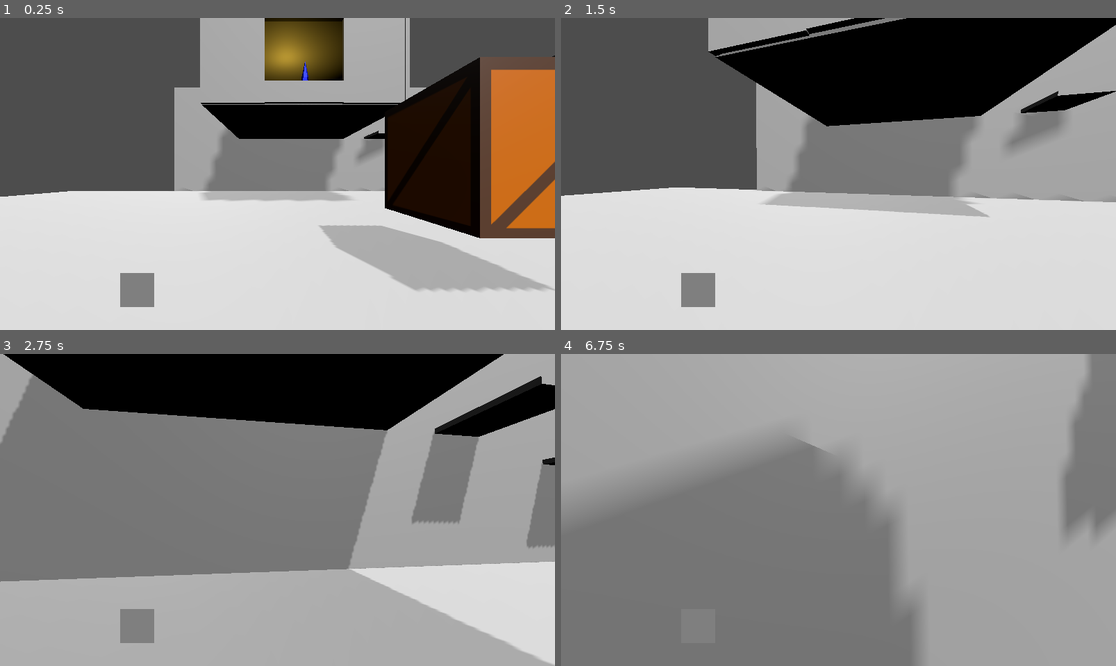
Above: before the commit, frames 1-4 (two rows, left to right).
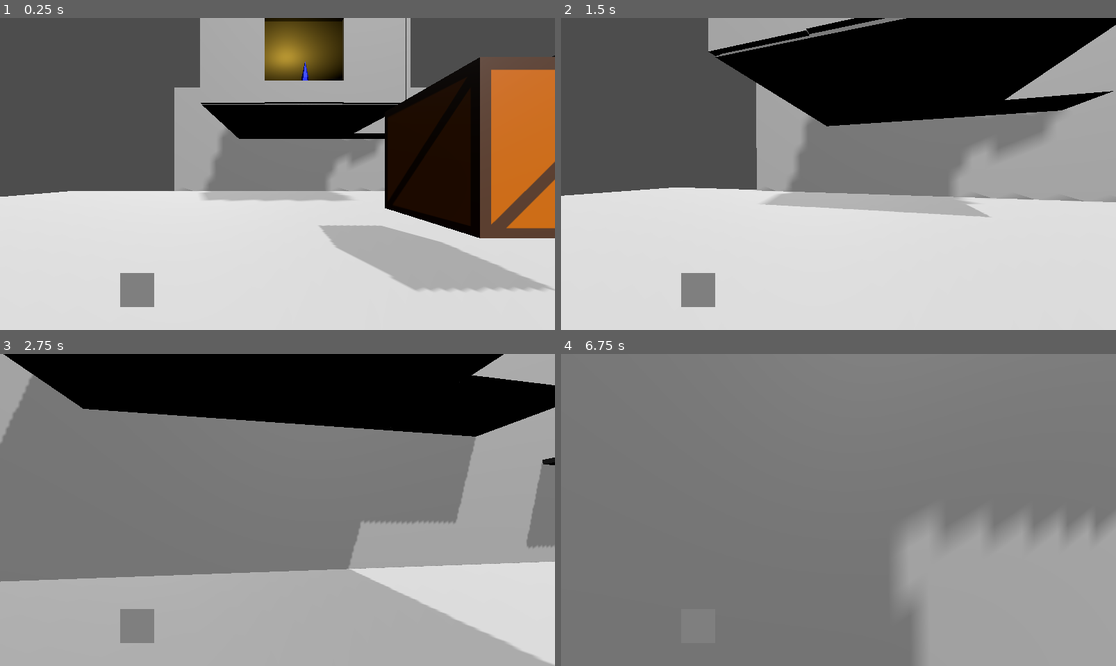
Above: after the commit, the same moments.

Repository: jneisen/immersivesim
Game: Godot game, scene res://Scenes/test.tscn
Same seed, same stepped clock (60 frames per second), same inputs: the game is played once before the commit and once after it.
Inputs (mouse positions are in pixels of both pictures, inside the frame that each line leads up to):
- Up to frame 1 (0.25 s): no input
- Up to frame 2 (1.5 s): move the mouse to (866, 174) at 0.52 s; hold Right mouse button (interact) 0.53-1.28 s; hold W (forward) from 0.53 s (still down); tap Space (jump) at 0.77 s; move the mouse to (810, 174) at 1.27 s; click (810, 174) at 1.35 s
- Up to frame 3 (2.75 s): keep holding W (forward); tap Space (jump) at 1.52 s; right-click (249, 510) at 1.55 s; move the mouse to (288, 503) at 2.02 s; hold Right mouse button (interact) from 2.03 s (still down); tap 1 (hotbar_slot_1) at 2.1 s
- Up to frame 4 (6.75 s): move the mouse to (832, 516) at 2.77 s; release Right mouse button (interact) at 2.78 s; right-click (832, 516) at 2.85 s; tap Space (jump) at 3.02, 3.77, 4.52, 5, 6.02, 6.5 s; move the mouse to (877, 513) at 3.52 s; hold Right mouse button (interact) 3.53-4.28 s; tap Enter at 4.25, 5.75 s; move the mouse to (794, 506) at 4.27 s; click (794, 506) at 4.35 s; right-click (794, 506) at 4.55 s; move the mouse to (844, 510) at 5.02 s; hold Right mouse button (interact) 5.03-5.78 s; tap 1 (hotbar_slot_1) at 5.1 s; move the mouse to (816, 503) at 5.77 s; release W (forward) at 5.78 s; hold D (right) 5.78-6.53 s; right-click (816, 503) at 5.85 s; move the mouse to (866, 510) at 6.52 s; hold W (forward) from 6.53 s (still down); hold Right mouse button (interact) from 6.53 s (still down)

The runs differ from the first frame. In frame 1, 0.4% of the frame differs, in the area x 60-74%, y 0-47%; in frame 2, 1.2%; in frame 3, 4.5%; in frame 4, 40%, in the area x 0-95%, y 0-60%.

Commit message:
added doors and buttons, next is figuring out the theming of the game

Diff:
--- /dev/null
+++ b/Prefabs/button.tscn
@@ -0,0 +1,19 @@
+[gd_scene load_steps=4 format=3 uid="uid://ckbefmsddghpg"]
+
+[ext_resource type="Script" uid="uid://whkmrct5r6uy" path="res://Scenes/button.gd" id="1_tgrxw"]
+
+[sub_resource type="BoxMesh" id="BoxMesh_tgrxw"]
+size = Vector3(0.5, 0.25, 0.5)
+
+[sub_resource type="BoxShape3D" id="BoxShape3D_gsfaq"]
+size = Vector3(0.5, 0.25, 0.5)
+
+[node name="Button" type="StaticBody3D"]
+collision_layer = 3
+script = ExtResource("1_tgrxw")
+
+[node name="MeshInstance3D" type="MeshInstance3D" parent="."]
+mesh = SubResource("BoxMesh_tgrxw")
+
+[node name="CollisionShape3D" type="CollisionShape3D" parent="."]
+shape = SubResource("BoxShape3D_gsfaq")
--- /dev/null
+++ b/Prefabs/door.tscn
@@ -0,0 +1,24 @@
+[gd_scene load_steps=4 format=3 uid="uid://5klua6lb6kkp"]
+
+[ext_resource type="Script" uid="uid://cjo1k3t10xpag" path="res://Scripts/Dynamic Objects/door.gd" id="1_bp8im"]
+[ext_resource type="PackedScene" uid="uid://cm15wfkvi2ntx" path="res://Models/door.glb" id="1_uqoeb"]
+
+[sub_resource type="BoxShape3D" id="BoxShape3D_uqoeb"]
+size = Vector3(1.39, 2.413, 0.096)
+
+[node name="Door" type="StaticBody3D"]
+collision_layer = 11
+axis_lock_linear_x = true
+axis_lock_linear_y = true
+axis_lock_linear_z = true
+script = ExtResource("1_bp8im")
+
+[node name="Center" type="Node3D" parent="."]
+transform = Transform3D(1, 0, 0, 0, 1, 0, 0, 0, 1, 0.641362, 1.25656, -0.0486175)
+
+[node name="CollisionShape3D" type="CollisionShape3D" parent="."]
+transform = Transform3D(1, 0, 0, 0, 1, 0, 0, 0, 1, 0.649112, 1.2229, -0.0215528)
+shape = SubResource("BoxShape3D_uqoeb")
+
+[node name="door" parent="." instance=ExtResource("1_uqoeb")]
+transform = Transform3D(0.5, 0, 0, 0, 0.5, 0, 0, 0, 0.5, 1.01379, 0, 0)
--- /dev/null
+++ b/Scenes/button.gd
@@ -0,0 +1,13 @@
+extends StaticBody3D
+
+@export var linkedObject : Node3D
+var objectType = "Interact"
+
+func interact():
+	if(linkedObject.has_method("buttonInteract")):
+		linkedObject.buttonInteract()
+	else:
+		linkedObject.interact()
+
+func getObjectType():
+	return objectType
--- a/Scenes/test.tscn
+++ b/Scenes/test.tscn
@@ -1,8 +1,10 @@
-[gd_scene load_steps=20 format=3 uid="uid://cjm2s50wuk2mt"]
+[gd_scene load_steps=24 format=3 uid="uid://cjm2s50wuk2mt"]
 
 [ext_resource type="PackedScene" uid="uid://bmtin1einpkqv" path="res://Scenes/player.tscn" id="1_lc1oi"]
 [ext_resource type="PackedScene" uid="uid://ba1mnt4l1neuu" path="res://Prefabs/sword.tscn" id="2_8od7v"]
 [ext_resource type="PackedScene" uid="uid://bjhroqng3y8ud" path="res://Prefabs/box.tscn" id="3_qc4db"]
+[ext_resource type="PackedScene" uid="uid://5klua6lb6kkp" path="res://Prefabs/door.tscn" id="4_ys1qc"]
+[ext_resource type="PackedScene" uid="uid://ckbefmsddghpg" path="res://Prefabs/button.tscn" id="5_35xla"]
 
 [sub_resource type="BoxShape3D" id="BoxShape3D_o3qbn"]
 size = Vector3(40, 0.25, 40)
@@ -23,10 +25,16 @@
 size = Vector3(0.2, 5, 10)
 
 [sub_resource type="BoxMesh" id="BoxMesh_i3aeo"]
-size = Vector3(0.2, 5, 7)
+size = Vector3(0.2, 5, 8.5)
 
 [sub_resource type="BoxShape3D" id="BoxShape3D_5wyu1"]
-size = Vector3(0.2, 5, 7)
+size = Vector3(0.2, 5, 8.5)
+
+[sub_resource type="BoxMesh" id="BoxMesh_5wyu1"]
+size = Vector3(0.2, 2.3, 1.5)
+
+[sub_resource type="BoxShape3D" id="BoxShape3D_0c07c"]
+size = Vector3(0.2, 2.3, 1.5)
 
 [sub_resource type="BoxMesh" id="BoxMesh_qc4db"]
 size = Vector3(0.2, 5, 3)
@@ -125,14 +133,24 @@
 shape = SubResource("BoxShape3D_35xla")
 
 [node name="RoomWall2" type="StaticBody3D" parent="Geometry/Room"]
-transform = Transform3D(-4.37113e-08, 0, 0.999998, 0, 1, 0, -0.999998, 0, -4.37113e-08, -3.04283, 2.54996, 13.8568)
+transform = Transform3D(-4.37113e-08, 0, 0.999998, 0, 1, 0, -0.999998, 0, -4.37113e-08, -3.78894, 2.54996, 13.8224)
 
 [node name="MeshInstance3D" type="MeshInstance3D" parent="Geometry/Room/RoomWall2"]
-transform = Transform3D(1, 0, 0, 0, 1, 0, 0, 0, 1, 0.00175381, 0.0079999, -0.0131435)
+transform = Transform3D(1, 0, -2.5411e-21, 0, 1, 0, 2.5411e-21, 0, 1, 0, 0, 0)
 mesh = SubResource("BoxMesh_i3aeo")
 
 [node name="CollisionShape3D" type="CollisionShape3D" parent="Geometry/Room/RoomWall2"]
 shape = SubResource("BoxShape3D_5wyu1")
+
+[node name="RoomWall7" type="StaticBody3D" parent="Geometry/Room"]
+transform = Transform3D(-4.37113e-08, 0, 0.999998, 0, 1, 0, -0.999998, 0, -4.37113e-08, -8.76584, 3.81777, 13.8224)
+
+[node name="MeshInstance3D" type="MeshInstance3D" parent="Geometry/Room/RoomWall7"]
+transform = Transform3D(1, 0, -2.5411e-21, 0, 1, 0, 2.5411e-21, 0, 1, 0, 0, 0)
+mesh = SubResource("BoxMesh_5wyu1")
+
+[node name="CollisionShape3D" type="CollisionShape3D" parent="Geometry/Room/RoomWall7"]
+shape = SubResource("BoxShape3D_0c07c")
 
 [node name="RoomWall3" type="StaticBody3D" parent="Geometry/Room"]
 transform = Transform3D(0.999998, 0, 3.55271e-15, 0, 1, 0, -3.55271e-15, 0, 0.999998, 0.317914, 2.54996, 22.155)
@@ -236,12 +254,21 @@
 shape = SubResource("BoxShape3D_qc4db")
 
 [node name="Platform5" type="StaticBody3D" parent="Geometry/Platforms"]
-transform = Transform3D(-4.37113e-08, 0, 0.999999, 0, 1, 0, -0.999999, 0, -4.37113e-08, -13.1159, 0.115781, 10.6918)
+transform = Transform3D(-4.37113e-08, 0, 0.999999, 0, 1, 0, -0.999999, 0, -4.37113e-08, -13.1159, 0.115781, 12.7533)
 
 [node name="MeshInstance3D" type="MeshInstance3D" parent="Geometry/Platforms/Platform5"]
 mesh = SubResource("BoxMesh_8od7v")
 
 [node name="CollisionShape3D" type="CollisionShape3D" parent="Geometry/Platforms/Platform5"]
+shape = SubResource("BoxShape3D_qc4db")
+
+[node name="Platform6" type="StaticBody3D" parent="Geometry/Platforms"]
+transform = Transform3D(-4.37113e-08, 0, 0.999999, 0, 1, 0, -0.999999, 0, -4.37113e-08, -13.1159, 0.115781, 10.8283)
+
+[node name="MeshInstance3D" type="MeshInstance3D" parent="Geometry/Platforms/Platform6"]
+mesh = SubResource("BoxMesh_8od7v")
+
+[node name="CollisionShape3D" type="CollisionShape3D" parent="Geometry/Platforms/Platform6"]
 shape = SubResource("BoxShape3D_qc4db")
 
 [node name="Dynamic Objects" type="Node3D" parent="."]
@@ -251,3 +278,12 @@
 transform = Transform3D(1, 0, 0, 0, 1, 0, 0, 0, 1, -1.58551, 4.62794, -8.76661)
 
 [node name="Box" parent="Dynamic Objects" instance=ExtResource("3_qc4db")]
+
+[node name="Door" parent="Dynamic Objects" instance=ExtResource("4_ys1qc")]
+transform = Transform3D(-4.37114e-08, 0, 1, 0, 1, 0, -1, 0, -4.37114e-08, 3.05651, 3.02177, -14.9512)
+unlocked = false
+lock_strength = -1
+
+[node name="Button" parent="Dynamic Objects" node_paths=PackedStringArray("linkedObject") instance=ExtResource("5_35xla")]
+transform = Transform3D(1, 0, 0, 0, 1, 0, 0, 0, 1, 8.40679, -1.06907, 9.98217)
+linkedObject = NodePath("../Door")
--- /dev/null
+++ b/Scripts/Dynamic Objects/door.gd
@@ -0,0 +1,54 @@
+extends StaticBody3D
+
+@export var unlocked : bool = true
+@export_range (-1, 100, 1) var lock_strength : int = 0
+@export var health = 100
+@onready var center : Node3D = $Center
+
+var open : bool = false
+var rotateTo : float
+var objectType = "Interact"
+
+const rotationRate = 2
+
+func _ready() -> void:
+	rotateTo = rotation.y
+
+func _physics_process(delta: float) -> void:
+	# rotate to rotateTo
+	if(rotation.y != rotateTo):
+		# get direction to rotate
+		var direction = 1
+		if(rotation.y > rotateTo):
+			direction = -1
+		var difference = abs(rotation.y - rotateTo)
+		if(difference > 0.05):
+			rotation.y += direction * rotationRate * delta
+		else:
+			rotation.y = rotateTo
+
+func damage(amount : float):
+	health -= amount
+	if(health < 0):
+		self.queue_free()
+
+func buttonInteract():
+	var temp = unlocked
+	unlocked = true
+	interact()
+	unlocked = temp
+
+func interact():
+	if(!unlocked):
+		return
+	if(open):
+		rotateTo -= PI / 2
+	else:
+		rotateTo += PI / 2
+	open = !open
+
+func getObjectType():
+	return objectType
+
+func getHighlightPosition():
+	return center.global_position
--- a/Scripts/Dynamic Objects/pickup_in_world.gd
+++ b/Scripts/Dynamic Objects/pickup_in_world.gd
@@ -3,6 +3,7 @@
 #@export var objectName = "Box"
 @export var damageable = true
 @export var health = 1
+@onready var collider = $CollisionShape3D
 var objectType = "PickupInWorld"
 var follow = null
 var rotationFollow = null
@@ -17,20 +18,33 @@
 func getObjectType():
 	return objectType
 
-func _physics_process(delta: float) -> void:
+func _physics_process(_delta: float) -> void:
 	if(follow):
-		global_position = follow.global_position
+		# try to get to follow.global_position
+		linear_velocity = (follow.global_position - global_position) * 10
 		look_at(rotationFollow.global_position)
+		if(horizontalDistance(global_position - follow.global_position) > 2):
+			# tell the player to drop
+			rotationFollow.droppedHeldObject()
+			drop(Vector3.ZERO)
 
 func interact(player : CharacterBody3D, heldObjectPosition : Node3D):
 	# bind this object to the held object position
 	follow = heldObjectPosition
 	rotationFollow = player
+	#return collider
 
 func drop(m_velocity : Vector3):
 	follow = null
 	rotationFollow = null
+	angular_velocity = Vector3.ZERO
 	if(200 / mass < 2):
 		linear_velocity = m_velocity * 200 / mass
 	else:
 		linear_velocity = m_velocity * 2
+
+func horizontalDistance(vector : Vector3):
+	return distance(Vector3(vector.x, 0, vector.z))
+func distance(vector : Vector3):
+	var sqddst = vector.x * vector.x + vector.y * vector.y + vector.z * vector.z
+	return sqrt(sqddst)
--- a/Scripts/Player/inventory.gd
+++ b/Scripts/Player/inventory.gd
@@ -19,12 +19,12 @@
 func _ready():
 	hotbar.resize(10)
 
-func addItem(name : String):
-	var type = get_type(name)
+func addItem(m_name : String):
+	var type = get_type(m_name)
 	var newItem
 
 	if(type == "MeleeWeapon"):
-		newItem = MeleeWeapon.new(name, type)
+		newItem = MeleeWeapon.new(m_name, type)
 
 	inventory.append(newItem)
 	# add it to the first empty hotbar slot
@@ -48,5 +48,5 @@
 func getHotbarItem(number : int):
 	return hotbar[number]
 
-func get_type(item_name : String) -> String:
+func get_type(m_item_name : String) -> String:
 	return "MeleeWeapon"
--- a/Scripts/Player/objectHighlighter.gd
+++ b/Scripts/Player/objectHighlighter.gd
@@ -3,7 +3,12 @@
 @export var camera : Camera3D
 
 # input positions should be global locations
-func move(playerCameraPosition : Vector3, objectPosition : Vector3):
+func move(playerCameraPosition : Vector3, object : CollisionObject3D):
+	var objectPosition : Vector3
+	if(object.has_method("getHighlightPosition")):
+		objectPosition = object.getHighlightPosition()
+	else:
+		objectPosition = object.global_position
 	# move the highlighter to between the player and the object
 	position = objectPosition - Vector3(0, 1, 0) + (playerCameraPosition - objectPosition) / 2
 	look_at(playerCameraPosition)
--- a/Scripts/Player/player_controller.gd
+++ b/Scripts/Player/player_controller.gd
@@ -71,7 +71,7 @@
 	move_and_slide()
 	for i in get_slide_collision_count():
 		var c = get_slide_collision(i)
-		if c.get_collider().collision_layer & 2 > 0:
+		if(c.get_collider() == RigidBody3D && c.get_collider().collision_layer & 2 > 0):
 			c.get_collider().apply_central_impulse(-c.get_normal()*1)
 
 func basicMovement():
@@ -111,10 +111,7 @@
 func handleRaycast():
 	if(heldObject):
 		if(Input.is_action_just_pressed("interact")):
-			var dropVelocity = 4 * Vector3(sin(look_dir.x), 2 * max(-sin(look_dir.y), 0.5), -cos(look_dir.x))
-			heldObject.drop(dropVelocity)
-			await get_tree().create_timer(1).timeout
-			heldObject = null
+			dropHeldObject()
 		return
 
 	lookRay.rotation = Vector3(-look_dir.y, 0, 0)
@@ -125,8 +122,8 @@
 	if(collision.collision_layer & 2 > 0):
 		# highlight
 		objectHighlighter.unhide()
-		objectHighlighter.move(camera.global_position, collision.global_position)
-		if(Input.is_action_pressed("interact")):
+		objectHighlighter.move(camera.global_position, collision)
+		if(Input.is_action_just_pressed("interact")):
 			if(collision.getObjectType() == "PickupFromWorld"):
 				collision.interact()
 				inventory.addItem(collision.get_name())
@@ -134,8 +131,20 @@
 				collision.interact(self, heldObjectNode)
 				heldObject = collision
 				objectHighlighter.hide()
+			elif(collision.getObjectType() == "Interact"):
+				collision.interact()
 		return
 	objectHighlighter.hide()
 
 func getLookDir():
 	return look_dir
+
+func dropHeldObject():
+	var dropVelocity = 4 * Vector3(sin(look_dir.x), 2 * max(-sin(look_dir.y), 0.5), -cos(look_dir.x))
+	heldObject.drop(dropVelocity)
+	await get_tree().create_timer(0.1).timeout
+	heldObject = null
+
+func droppedHeldObject():
+	await get_tree().create_timer(0.1).timeout
+	heldObject = null
Binary file added: Models/door.glb
Not shown, added: Models/door.glb.import
Binary file added: Models/door_door.png
Not shown, added: Models/door_door.png.import
Not shown, added: Scenes/button.gd.uid
Not shown, added: Scripts/Dynamic Objects/door.gd.uid
Not shown, changed: README.md
